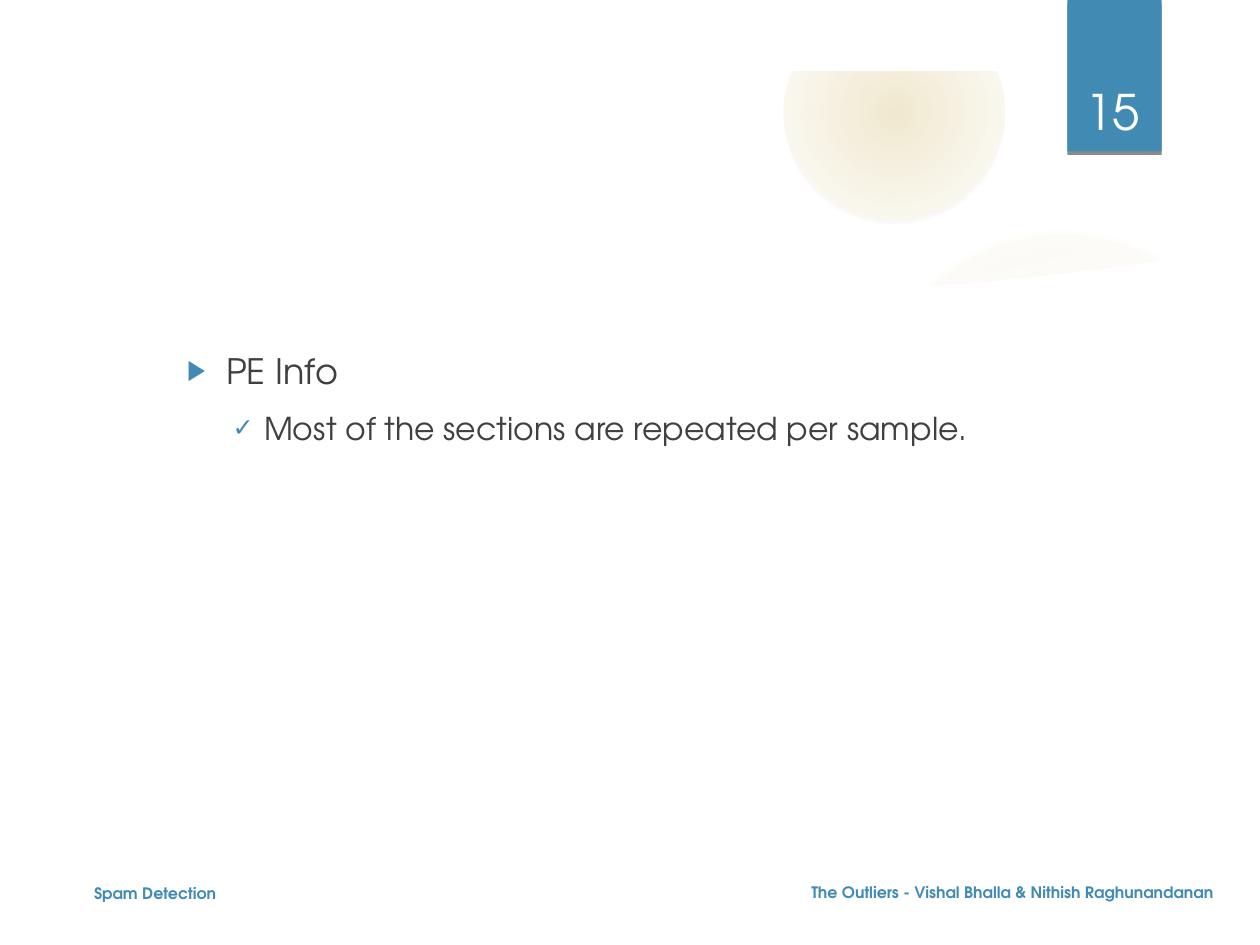
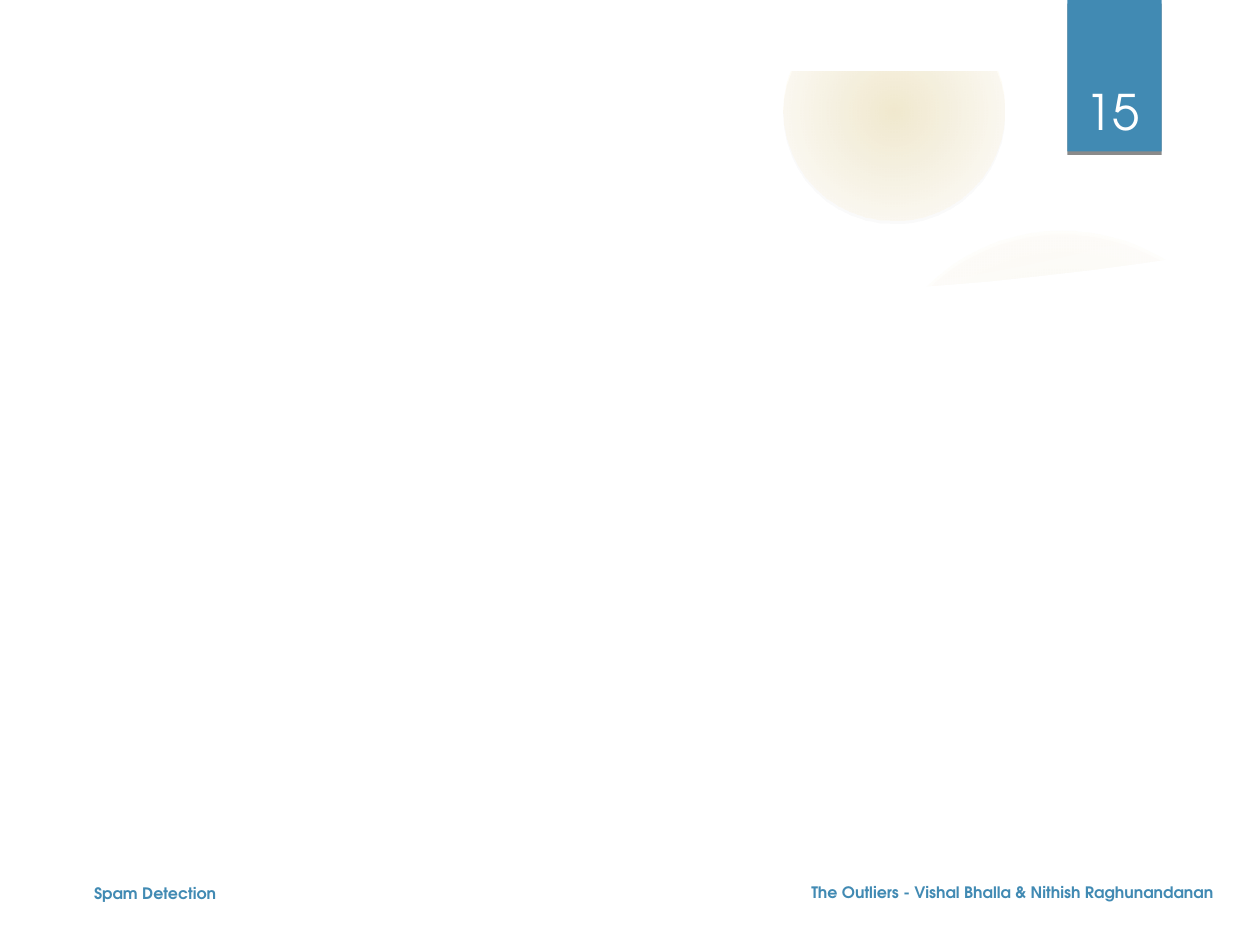
Before and after one commit to nehgu/Anomaly-Detection, a slide deck: slide 15 of Challenges/Spam Filtering Challenge 4/Ppt - Spam Detection Challenge-4.odp. Drawn at 1260x945 pixels with LibreOffice and Linux fonts; fonts in the diff are those of the drawing; background and template pictures are left out. Boxes give left, top, right and bottom in pixels: in the first picture for what was removed or moved away, otherwise in the second. Text is boxed around its words. In the diff, an @@ line names an element or a change of style, - is before the commit and + after.

```diff
--- a/Challenges/Spam Filtering Challenge 4/Ppt - Spam Detection Challenge-4.odp
+++ b/Challenges/Spam Filtering Challenge 4/Ppt - Spam Detection Challenge-4.odp
@@ text removed at [226, 358, 968, 446] @@
-  ▶ PE Info
-    ✓ Most of the sections are repeated per sample.
```
Also in this commit, not shown: 4 other slides changed, 1 other file.
